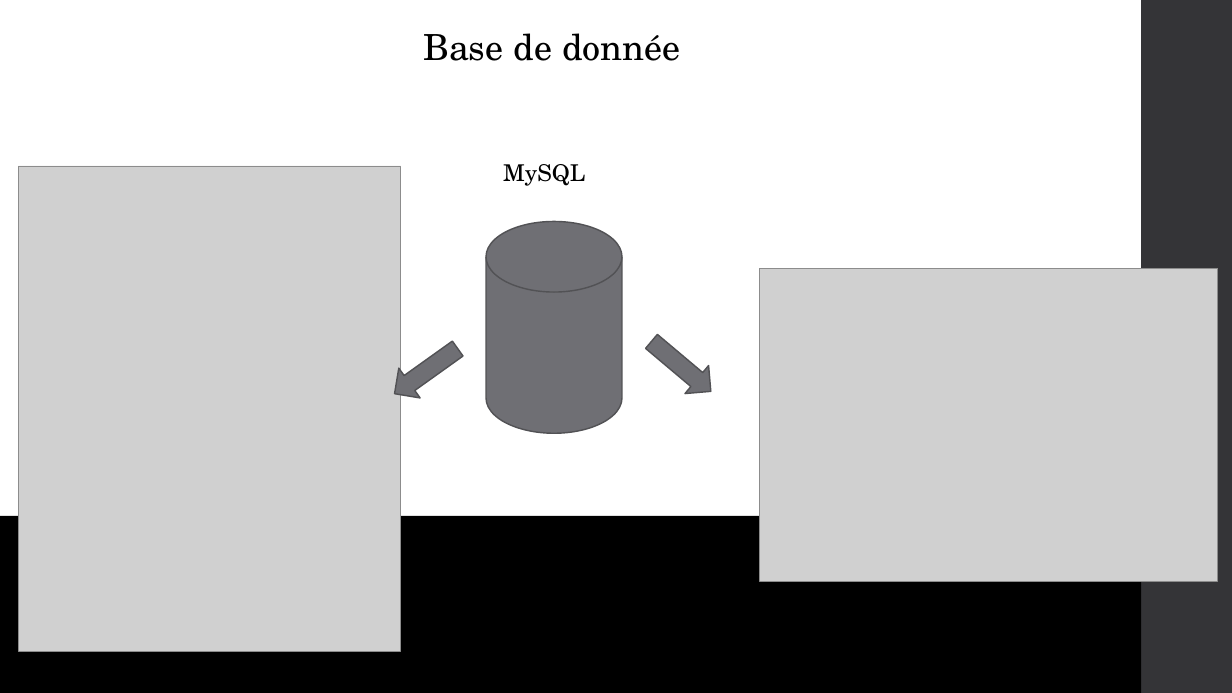
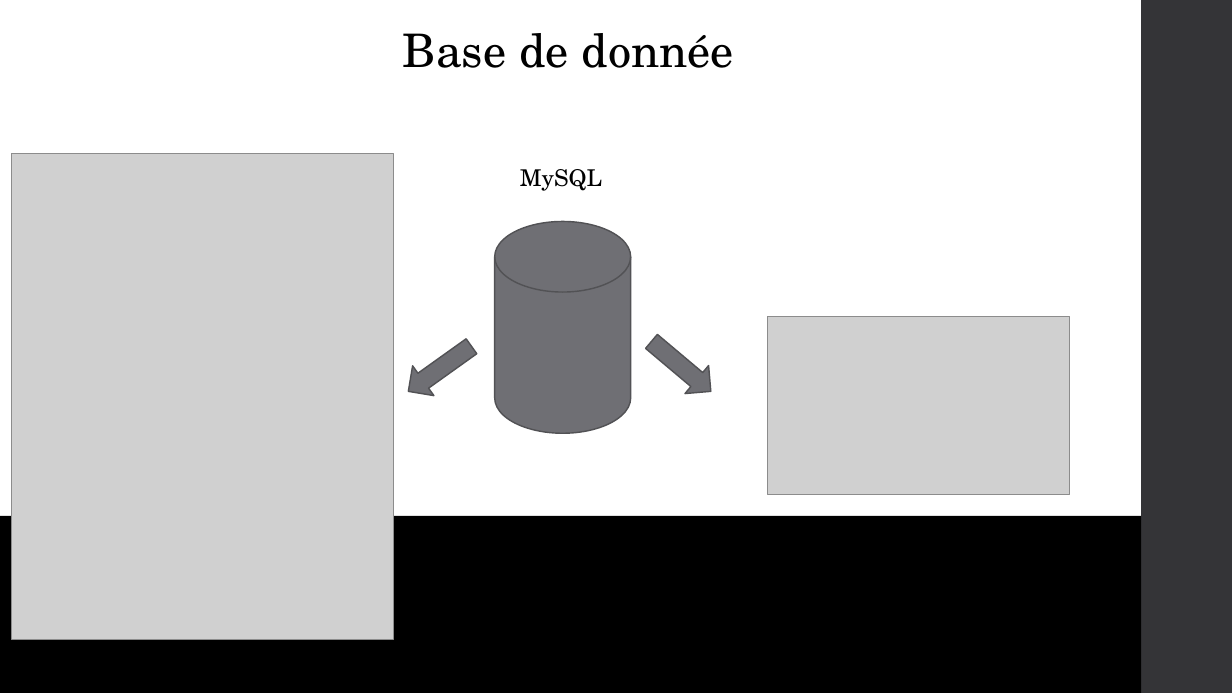
Before and after one commit to LaureenPerrin/project4_Blog-application-in-PHP-and-with-a-MySQL-database, a slide deck: slide 9 of powerpoint/project4.pptx. Drawn at 1232x693 pixels with LibreOffice and Linux fonts; fonts in the diff are those of the drawing; grey boxes stand for pictures. Boxes give left, top, right and bottom in pixels: in the first picture for what was removed or moved away, otherwise in the second. Text is boxed around its words. In the diff, an @@ line names an element or a change of style, - is before the commit and + after.

```diff
--- a/powerpoint/project4.pptx
+++ b/powerpoint/project4.pptx
@@ text "Base de donnée": place and size @@
-text "Base de donnée" at [423,33,680,61]
+text "Base de donnée" at [403,33,734,68]
@@ text "Base de donnée" at [403,33,734,68]: size 28 to 36 pt @@
@@ picture: place and size @@
-picture at [18,166,401,652]
+picture at [11,154,394,640]
@@ text "MySQL": place and size @@
-text "MySQL" at [503,164,585,186]
+text "MySQL" at [520,169,602,191]
@@ cylinder: place and size @@
-cylinder at [486,222,622,433]
+cylinder at [494,222,630,433]
@@ picture removed at [760,269,1218,581] @@
@@ picture added at [768,316,1070,494] @@
@@ down arrow: place and size @@
-down arrow at [384,334,468,409]
+down arrow at [398,331,482,406]
```
Also in this commit, not shown: 12 other slides changed, 1 slide added, 2 slides removed, 9 other files.
